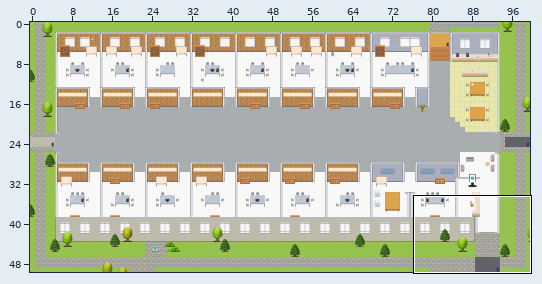
Two versions of a level (Tiled map (JSON), maps/Employee-Platform.tmj). Above: a wide view before the commit, with the close-up outlined.
Close-up. Old version:
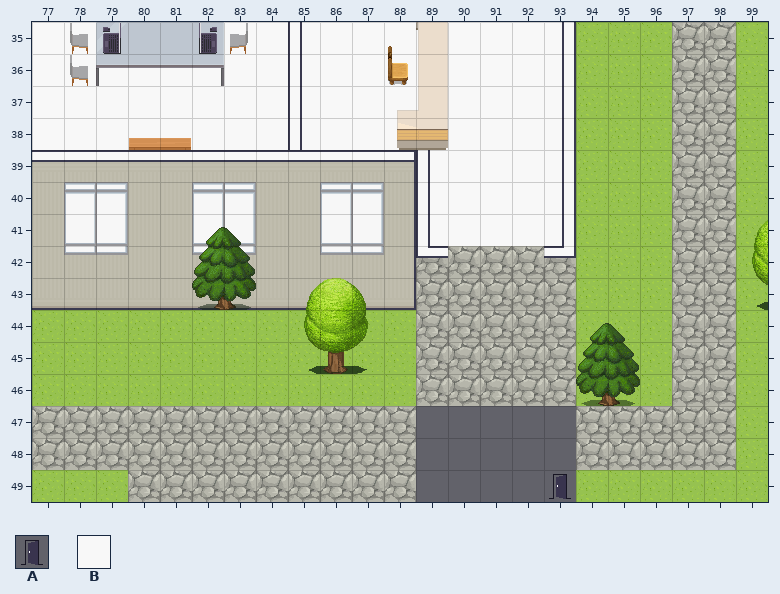
Cells are 32x32 px. Shown: x 77..99, y 35..49. The commit also changed other parts of the map, which this record leaves out.
Key: from "User_Zones": A 65; from "room2": B 66.
_ is an empty cell, # one hidden under a higher layer.
Layers that did not change in this view are not listed.
Layer "floors" before, first column x 77:
35 BB####BBBBBBBBBBB______
36 BBBBBBBBBBBBBBBBB______
37 BBBBBBBBBBBBBBBBB______
38 BBBBBBBBBBBBBBBBB______
39 ____________BBBBB______
40 ____________BBBBB______
41 ____________BBBBB______
42 _______________________
43 _______________________
44 _______________________
45 _______________________
46 _______________________
47 _______________________
48 _______________________
49 _______________________
And afterwards:
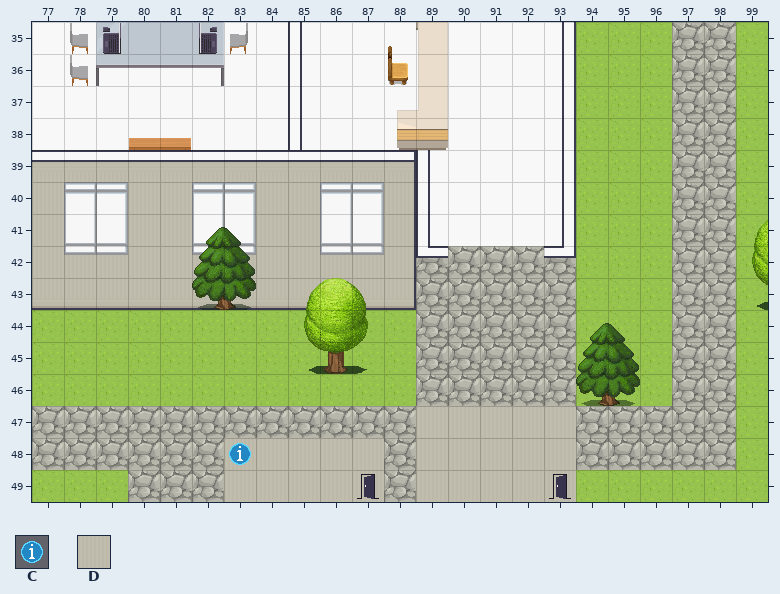
Further tiles: from "User_Zones": C 104; from "room2": D 328.
Difference:
Layer "floors":
y 47: x 89..93 _____ -> DDDDD
y 48..49: x 83..87 _____ -> DDDDD; x 89..93 _____ -> DDDDD
Layer "zones":
y 48: x 83 _ -> C
y 49: x 87 _ -> A
Where, in picture pixels (left, top, right, bottom), the same in both close-ups:
added: (416, 406, 576, 502)
added: (224, 438, 384, 502)
